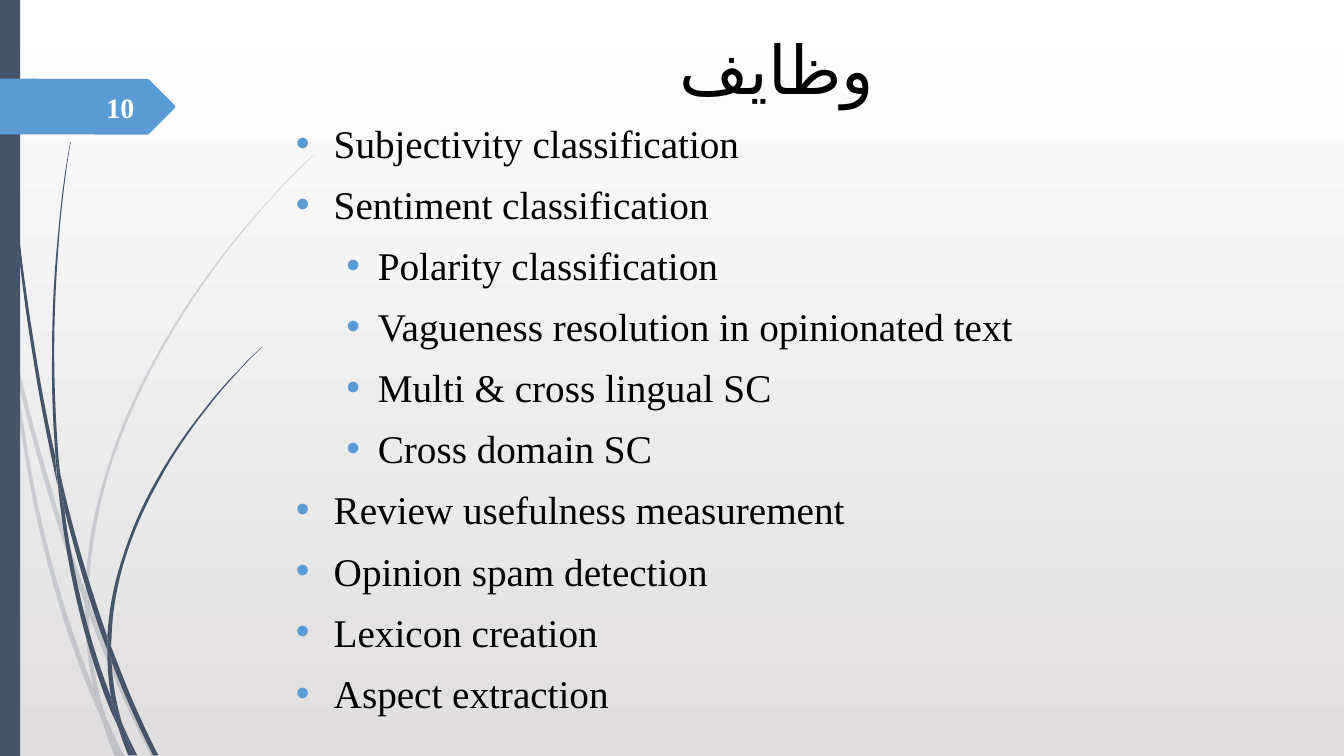
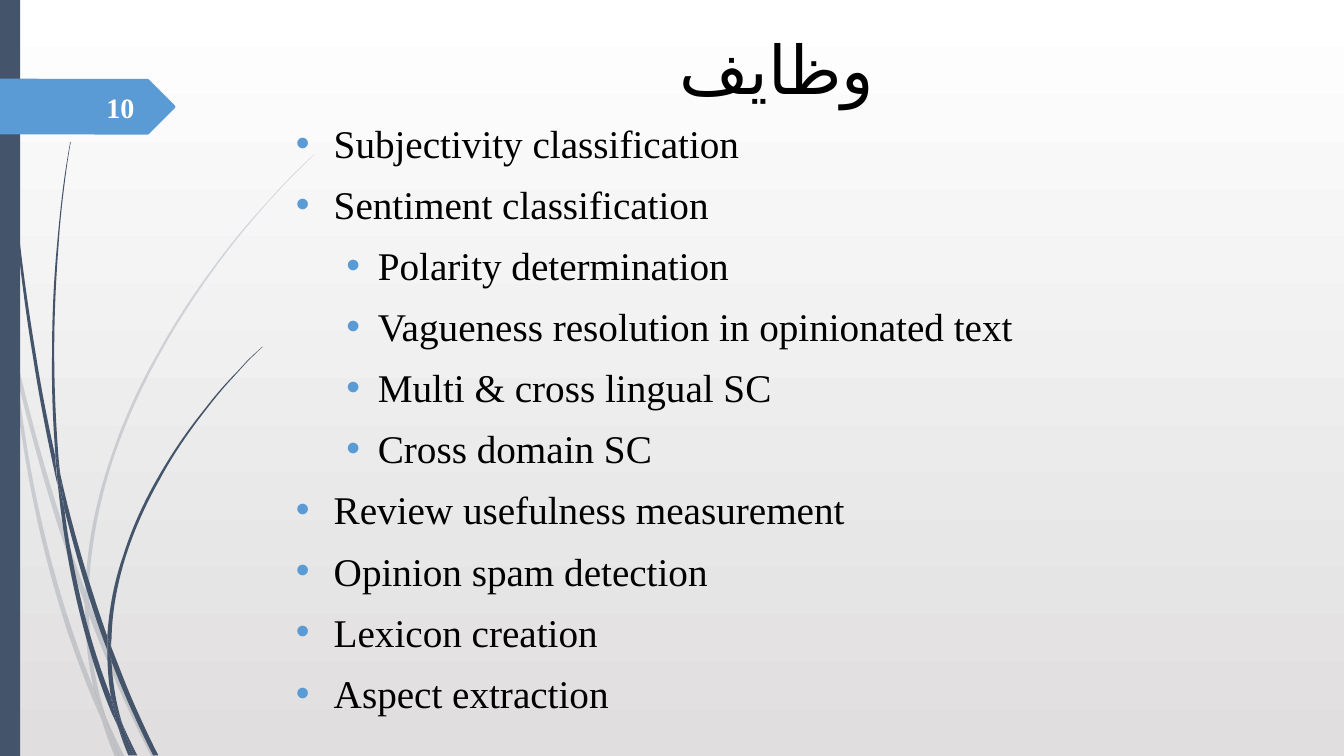
Before and after one commit to robati/speakerRecognition, a slide deck: slide 10 of OM.pptx. Drawn at 1344x756 pixels with LibreOffice and Linux fonts; fonts in the diff are those of the drawing. Boxes give left, top, right and bottom in pixels: in the first picture for what was removed or moved away, otherwise in the second. Text is boxed around its words. In the diff, an @@ line names an element or a change of style, - is before the commit and + after.

```diff
--- a/OM.pptx
+++ b/OM.pptx
@@ text at <box>378,252,728,288</box>: text changed @@
-  • Polarity classification
+  • Polarity determination
```
Also in this commit, not shown: 1 other file.
